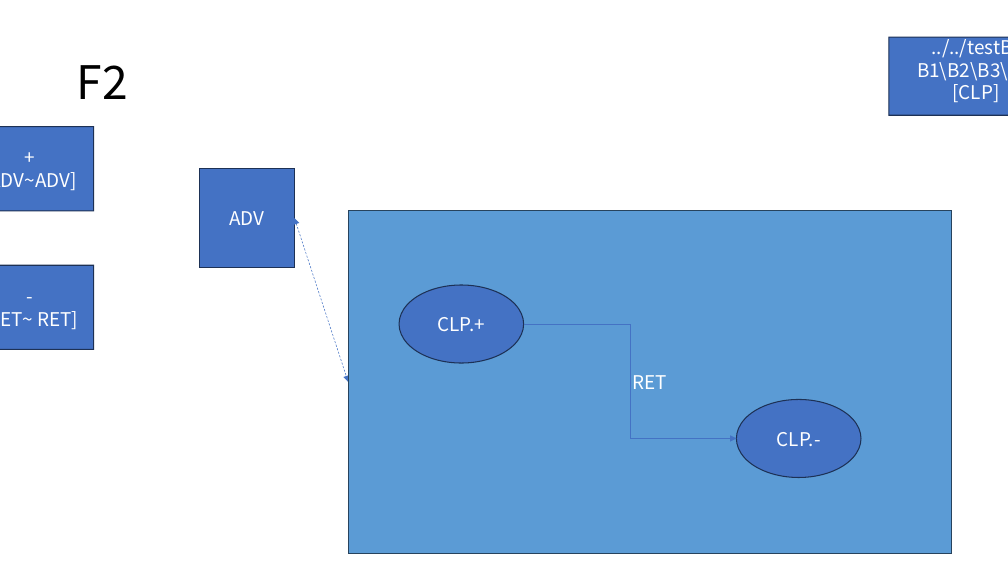
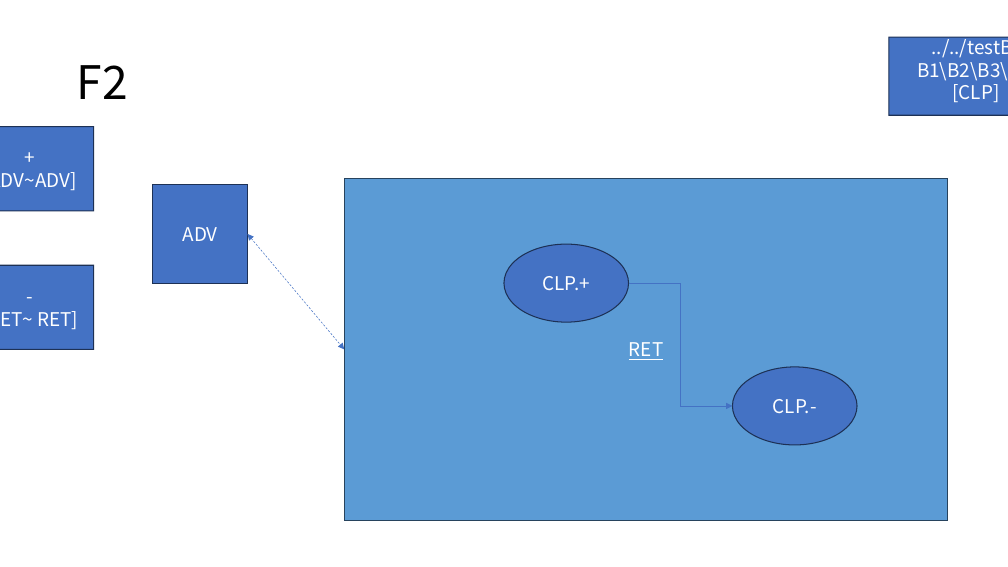
Before and after one commit to DualsoftDev/ds, a slide deck: slide 2 of DsDotNet/src/UnitTest/UnitTest.Model/ImportOfficeExample/exportDS/testA/lib/dev.pptx. Drawn at 1008x567 pixels with LibreOffice and Linux fonts; fonts in the diff are those of the drawing. Boxes give left, top, right and bottom in pixels: in the first picture for what was removed or moved away, otherwise in the second. Text is boxed around its words. In the diff, an @@ line names an element or a change of style, - is before the commit and + after.

```diff
--- a/DsDotNet/src/UnitTest/UnitTest.Model/ImportOfficeExample/exportDS/testA/lib/dev.pptx
+++ b/DsDotNet/src/UnitTest/UnitTest.Model/ImportOfficeExample/exportDS/testA/lib/dev.pptx
@@ rectangle "RET": place and size @@
-rectangle "RET" at bbox=[349, 211, 953, 554]
+rectangle "RET" at bbox=[344, 178, 948, 521]
@@ rectangle "RET" at bbox=[344, 178, 948, 521]: underline on @@
@@ rectangle "ADV": place and size @@
-rectangle "ADV" at bbox=[200, 169, 294, 267]
+rectangle "ADV" at bbox=[153, 185, 247, 283]
@@ double arrow moved from (294, 218) - (349, 382) to (247, 234) - (344, 349) @@
@@ ellipse "CLP.+": place and size @@
-ellipse "CLP.+" at bbox=[399, 285, 524, 363]
+ellipse "CLP.+" at bbox=[504, 244, 629, 322]
@@ elbow arrow moved from (524, 324) - (737, 439) to (628, 284) - (733, 406) @@
@@ ellipse "CLP.-": place and size @@
-ellipse "CLP.-" at bbox=[737, 399, 861, 477]
+ellipse "CLP.-" at bbox=[733, 367, 858, 445]
```
Also in this commit, not shown: 27 other files.
